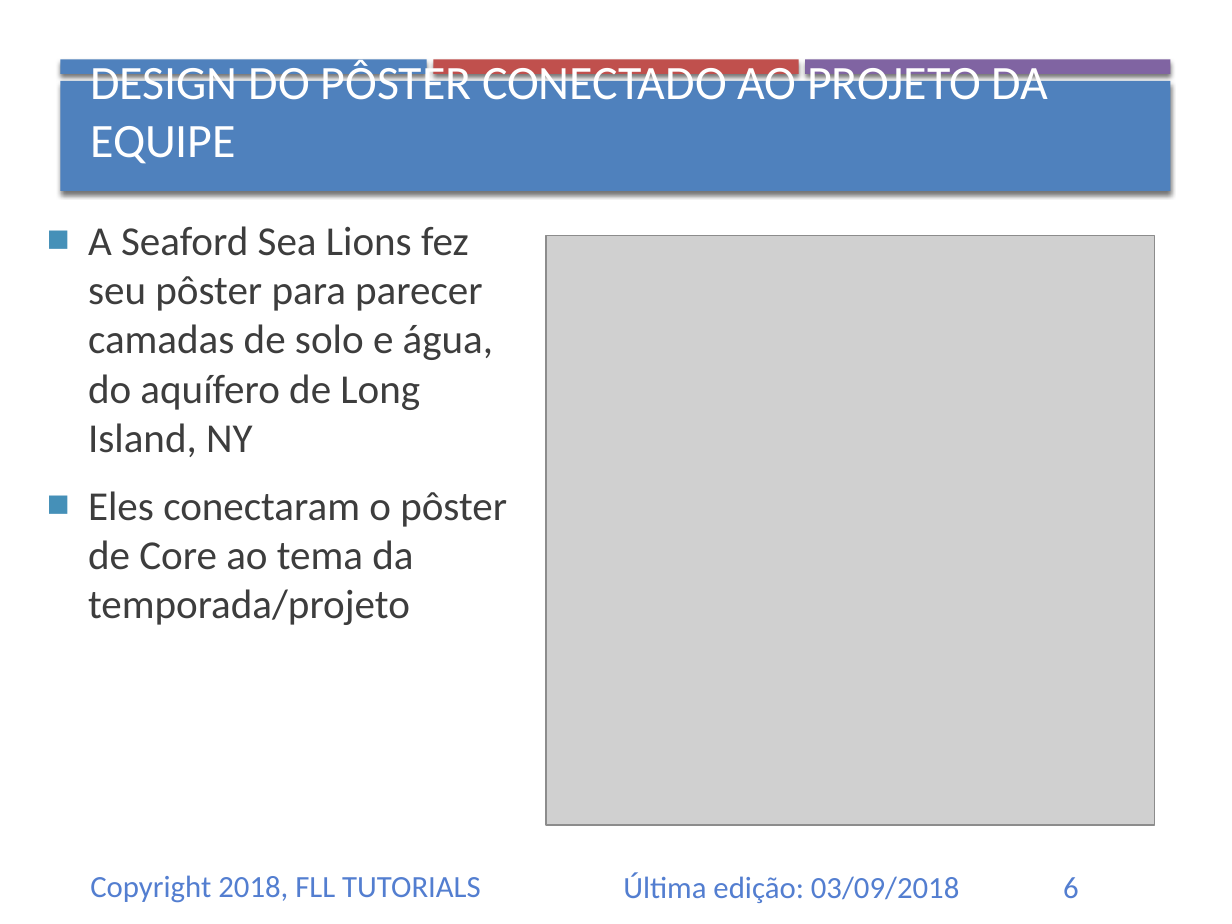
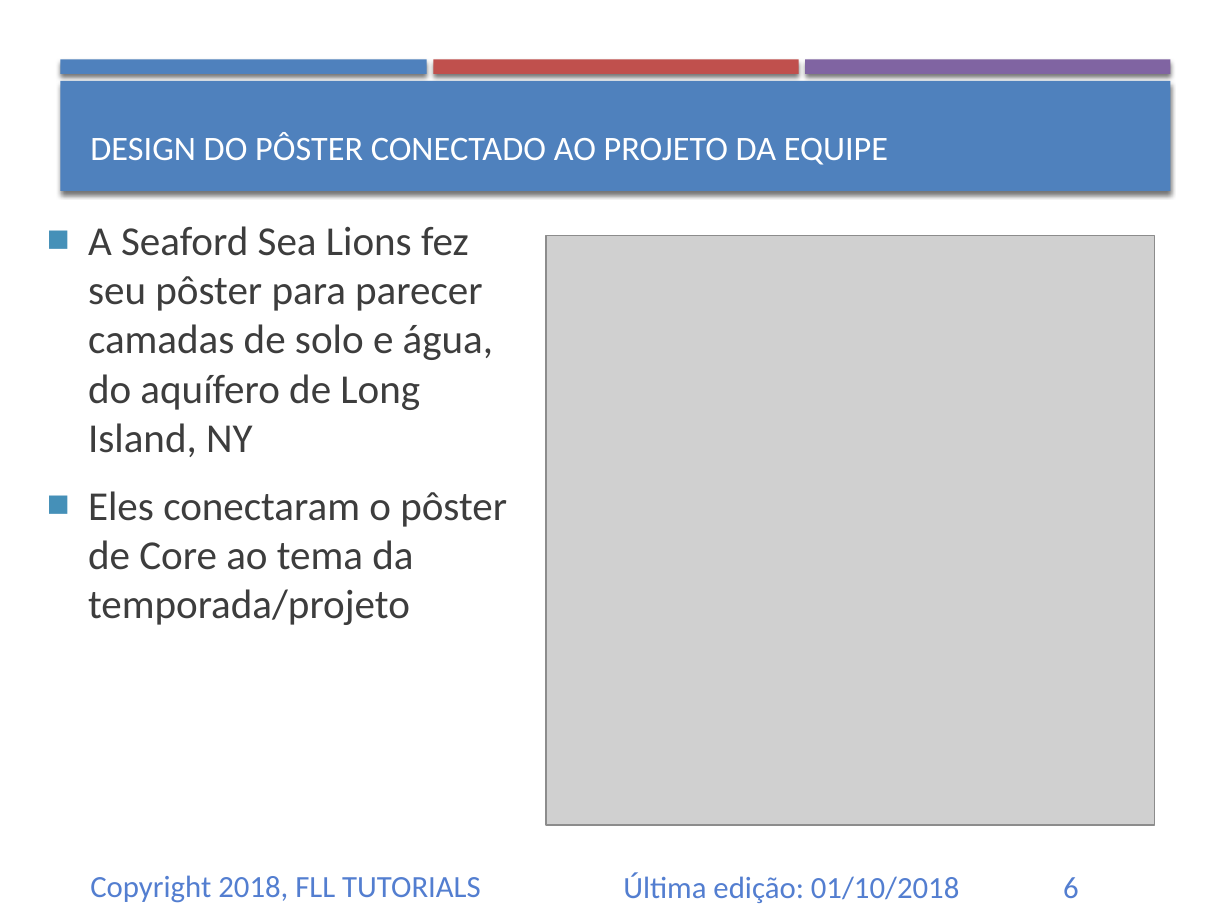
Before and after one commit to ev3lessons/FLL-Tutorials, a slide deck: slide 6 of translations/pt-br/CoreValues/Poster.pptx. Drawn at 1232x924 pixels with LibreOffice and Linux fonts; fonts in the diff are those of the drawing; grey boxes stand for pictures. Boxes give left, top, right and bottom in pixels: in the first picture for what was removed or moved away, otherwise in the second. Text is boxed around its words. In the diff, an @@ line names an element or a change of style, - is before the commit and + after.

```diff
--- a/translations/pt-br/CoreValues/Poster.pptx
+++ b/translations/pt-br/CoreValues/Poster.pptx
@@ text "DESIGN DO PÔSTER CONECTADO AO ..." at (90, 132, 888, 165): size 28 to 20 pt @@
@@ text at (623, 872, 959, 903): text changed @@
-Última edição: 03/09/2018
+Última edição: 01/10/2018
```
Also in this commit, not shown: 6 other slides changed, 9 other files.
